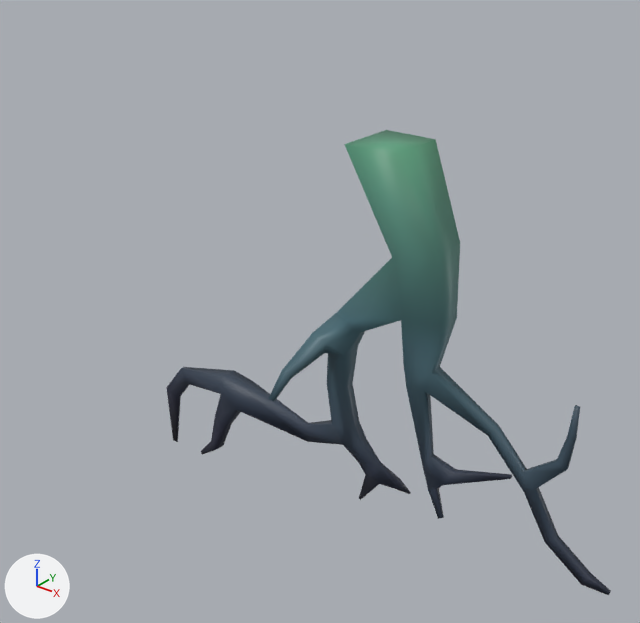
The FBX model plantchero-unity/Assets/Art/giantRoot.fbx, before and after one commit.
Rendered twice from a 50 mm camera at (5.0, -7.65, 2.66) aimed at (-1.35, 0.29, -2.27). Every picture has the same lights, and +X, +Y and +Z are marked at lower left. Where no turn or scale is listed for an object, it has been applied to the vertices.

Before the edit, the objects in view are built like this:
```python
me_cube_001 = bpy.data.meshes.new('Cube.001')
me_cube_001.from_pydata(...)  # 164 vertices, 162 faces; spans x -4.08..2.88, y -1.09..0.38, z -5.2..0.19
me_cube_001.materials.append(mat_roots)  # picture img_palette_png
ob_giantrootmesh = bpy.data.objects.new('giantrootmesh', me_cube_001)
ob_giantrootmesh.location = (0.0, 0.0, 0.0)
```
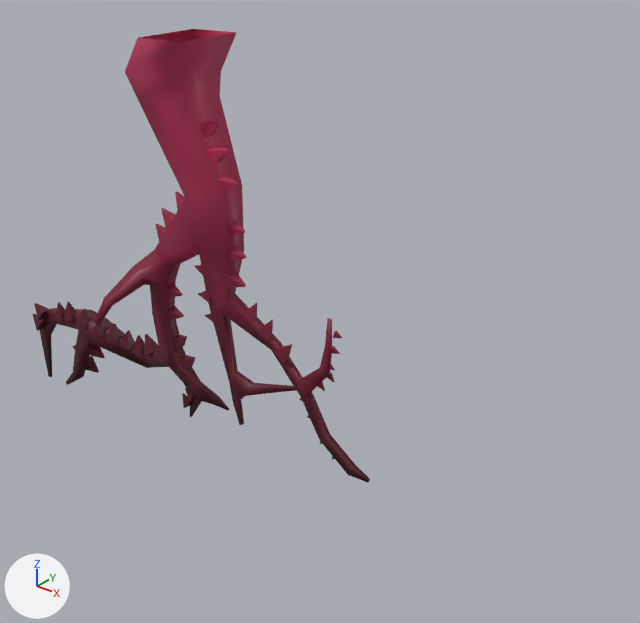
Commit message: leve roots

Changed parts and their boxes [x1, y1, x2, y2] in the pictures (640 x 623 px):
'giantrootmesh', reshaped, moved (24% narrower): before [166, 130, 611, 595]; after [33, 29, 370, 482]
part 1 of me_cube_001, built on: before [346, 130, 435, 155]; after [33, 29, 345, 471]
part 2 of me_cube_001, surface changed: before [166, 139, 611, 595]; after [39, 95, 370, 482]

Patch to the scene script:
```diff
--- a/plantchero-unity/Assets/Art/giantRoot.fbx.py
+++ b/plantchero-unity/Assets/Art/giantRoot.fbx.py
@@ me_cube_001 @@
 # used by ob_giantrootmesh; location = (0.0, 0.0, 0.0)
-me_cube_001.from_pydata(...)  # 164 vertices, 162 faces; spans x -4.08..2.88, y -1.09..0.38, z -5.2..0.19
+me_cube_001.from_pydata(...)  # 540 vertices, 445 faces; spans x -4.16..2.88, y -1.09..0.46, z -5.2..1.0
+# me_cube_001 part 1: 4 vertices moved from x -0.49..0.15, y -0.38..0.38, z 0.19 to x -0.49..0.14, y -0.38..0.38, z 0.15..0.22; 376 vertices added at x -4.16..2.56, y -0.46..0.46, z -4.57..1.0
+# me_cube_001 part 2: 161 kept faces spanning x -4.08..2.88, y -1.09..0.38, z -5.2..0.22 get new texture (UV) coordinates
+# me_cube_001 part 3: the surface is now shaded flat
 me_cube_001.materials.append(mat_roots)
@@ ob_giantrootmesh @@
 ob_giantrootmesh = bpy.data.objects.new('giantrootmesh', me_cube_001)
-ob_giantrootmesh.location = (0.0, 0.0, 0.0)
+ob_giantrootmesh.location = (-3.2, 0.0, 0.0)
```
